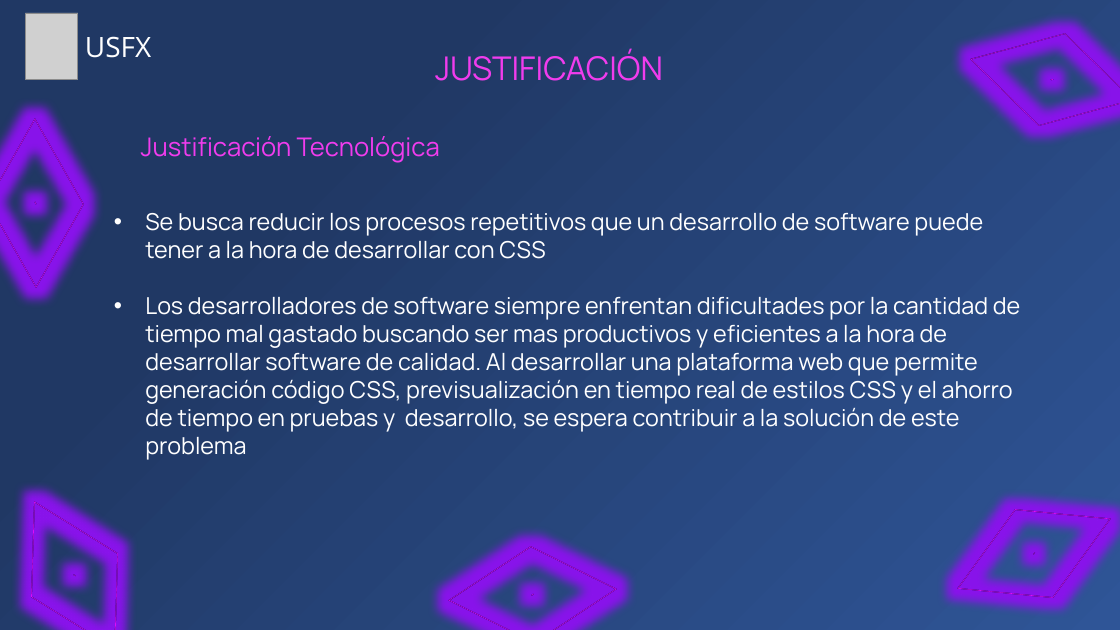
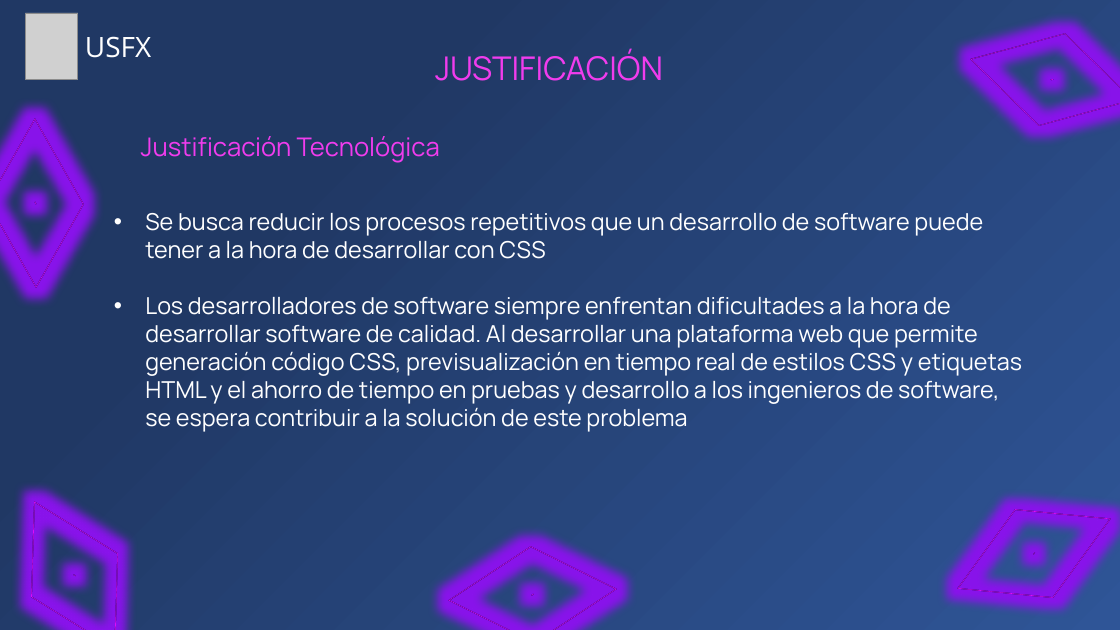
Before and after one commit to Zelechos/Generador-Css, a slide deck: slide 19 of documents/Presentación de Perfil - Modelo Generador CSS.pptx. Drawn at 1120x630 pixels with LibreOffice and Linux fonts; fonts in the diff are those of the drawing; grey boxes stand for pictures. Boxes give left, top, right and bottom in pixels: in the first picture for what was removed or moved away, otherwise in the second. Text is boxed around its words. In the diff, an @@ line names an element or a change of style, - is before the commit and + after.

Commit message:
v0.0.4 presentacion final

```diff
--- a/documents/Presentación de Perfil - Modelo Generador CSS.pptx
+++ b/documents/Presentación de Perfil - Modelo Generador CSS.pptx
@@ text at box(145, 297, 1022, 432): text changed @@
-• Los desarrolladores de software siempre enfrentan dificultades por la cantidad de tiempo mal gastado buscando ser mas productivos y eficientes a la hora de desarrollar software de calidad. Al desarrollar una plataforma web que permite generación código CSS, previsualización en tiempo real de estilos CSS y el ahorro de tiempo en pruebas y desarrollo, se espera contribuir a la solución de este problema
+• Los desarrolladores de software siempre enfrentan dificultades a la hora de desarrollar software de calidad. Al desarrollar una plataforma web que permite generación código CSS, previsualización en tiempo real de estilos CSS y etiquetas HTML y el ahorro de tiempo en pruebas y desarrollo a los ingenieros de software, se espera contribuir a la solución de este problema
```
Also in this commit, not shown: 3 other slides changed, 1 slide added, 1 slide removed.
